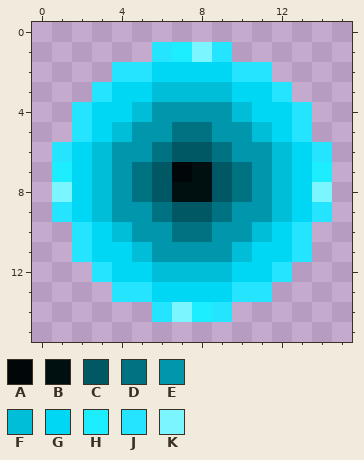
Two states of a pixel-art sprite, assets/images/laser.png. Above: the version before the commit.
The file is 16x16 pixels.
Palette (. is transparent): A #010708  B #000f10  C #005864  D #007383  E #0097ad  F #00bdd8  G #00d7f5  H #1ceeff  J #25e4ff  K #7bf5ff
Pixels before, first column x 1:
 1 .....JHKJ.....
 2 ...JJGGGGJJ...
 3 ..JGGFFFFGGJ..
 4 .JGGFEEEEFGGJ.
 5 .JGFEEDDEEFGJ.
 6 JGFEEDCCDEEFGJ
 7 HGFEDCABCDEFGH
 8 KGFEDCBBCDEFGK
 9 JGFEEDCCDEEFGJ
10 .JGFEEDDEEFGJ.
11 .JGGFEEEEFGGJ.
12 ..JGGFFFFGGJ..
13 ...JJGGGGJJ...
14 .....JKHJ.....
The same view after the edit:
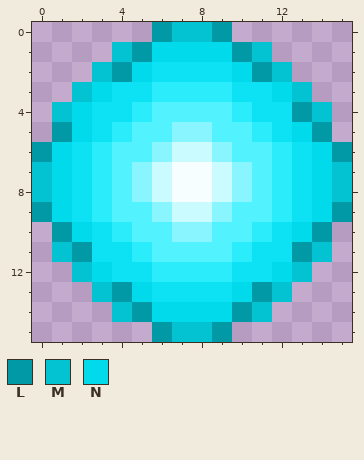
Colours new in this view: L #0099a5  M #03c3d2  N #00daeb
The edit:
{"colour":"B","old":"#000f10","new":"#f6feff"}
{"colour":"C","old":"#005864","new":"#c9fbff"}
{"colour":"D","old":"#007383","new":"#89f6ff"}
{"colour":"E","old":"#0097ad","new":"#52f2ff"}
{"colour":"F","old":"#00bdd8","new":"#2becfb"}
{"colour":"G","old":"#00d7f5","new":"#0ce2f3"}
{"y":0,"x":6,"old":"....","new":"LMML"}
{"y":1,"x":4,"old":"..JHKJ..","new":"MLNNNNLM"}
{"y":2,"x":3,"old":".JJ","new":"MLN"}
{"y":2,"x":10,"old":"JJ.","new":"NLM"}
{"y":3,"x":2,"old":".J","new":"MN"}
{"y":3,"x":12,"old":"J.","new":"NM"}
{"y":4,"x":1,"old":".J","new":"MN"}
{"y":4,"x":13,"old":"J.","new":"LM"}
{"y":5,"x":1,"old":".J","new":"LN"}
{"y":5,"x":13,"old":"J.","new":"NL"}
{"y":6,"x":0,"old":".J","new":"LN"}
{"y":6,"x":14,"old":"J.","new":"NL"}
{"y":7,"x":0,"old":".H","new":"MN"}
{"y":7,"x":7,"old":"A","new":"B"}
{"y":7,"x":14,"old":"H.","new":"NM"}
{"y":8,"x":0,"old":".K","new":"MN"}
{"y":8,"x":14,"old":"K.","new":"NM"}
{"y":9,"x":0,"old":".J","new":"LN"}
{"y":9,"x":14,"old":"J.","new":"NL"}
{"y":10,"x":1,"old":".J","new":"LN"}
{"y":10,"x":13,"old":"J.","new":"NL"}
{"y":11,"x":1,"old":".J","new":"ML"}
{"y":11,"x":13,"old":"J.","new":"LM"}
{"y":12,"x":2,"old":".J","new":"MN"}
{"y":12,"x":12,"old":"J.","new":"NM"}
{"y":13,"x":3,"old":".JJ","new":"MLN"}
{"y":13,"x":10,"old":"JJ.","new":"NLM"}
{"y":14,"x":4,"old":"..JKHJ..","new":"MLNNNNLM"}
{"y":15,"x":6,"old":"....","new":"LMML"}
{"label":"changed","picture_box":[32,22,352,342]}
